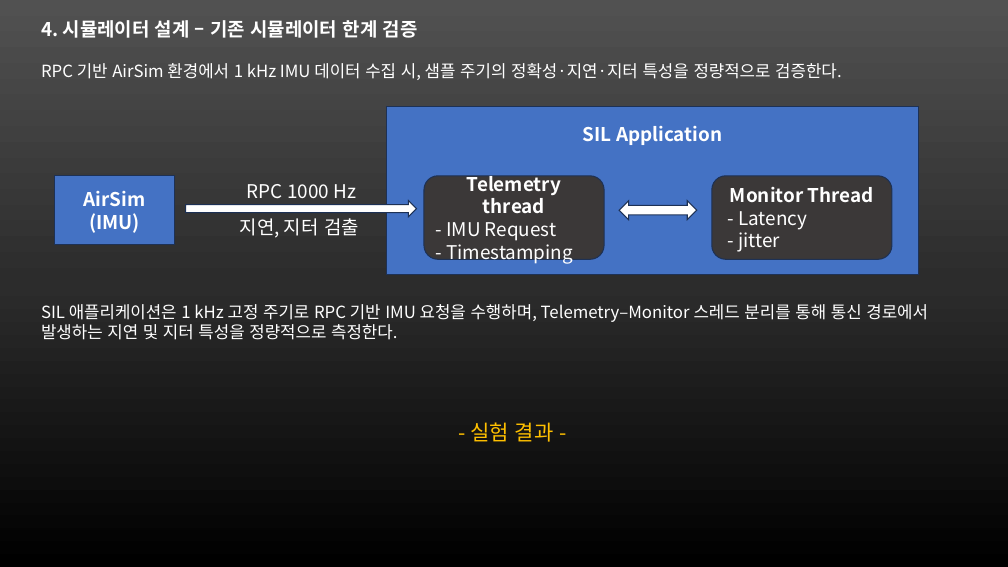
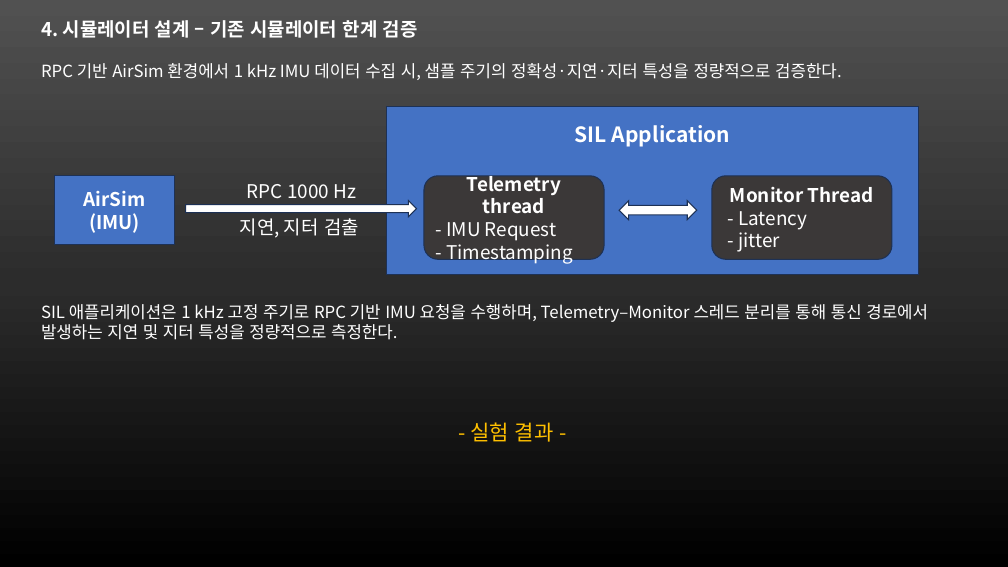
Before and after one commit to noztosky/sim25, a slide deck: slide 9 of x_memory/docs2/논문연구I-발표자료.pptx. Drawn at 1008x567 pixels with LibreOffice and Linux fonts; fonts in the diff are those of the drawing. Boxes give left, top, right and bottom in pixels: in the first picture for what was removed or moved away, otherwise in the second. Text is boxed around its words. In the diff, an @@ line names an element or a change of style, - is before the commit and + after.

```diff
--- a/x_memory/docs2/논문연구I-발표자료.pptx
+++ b/x_memory/docs2/논문연구I-발표자료.pptx
@@ rectangle "SIL Application" at (x1=386, y1=107, x2=919, y2=275): size 18 to 20 pt @@
```
Also in this commit, not shown: 3 other slides changed, 1 slide added, 1 other file.
